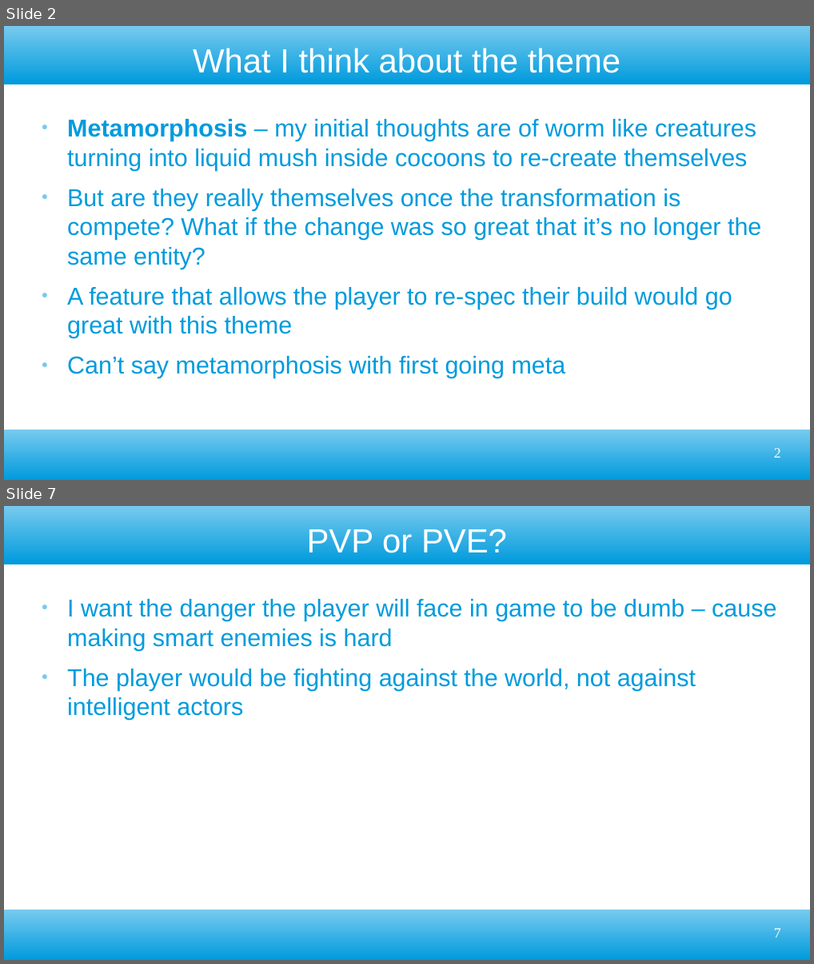
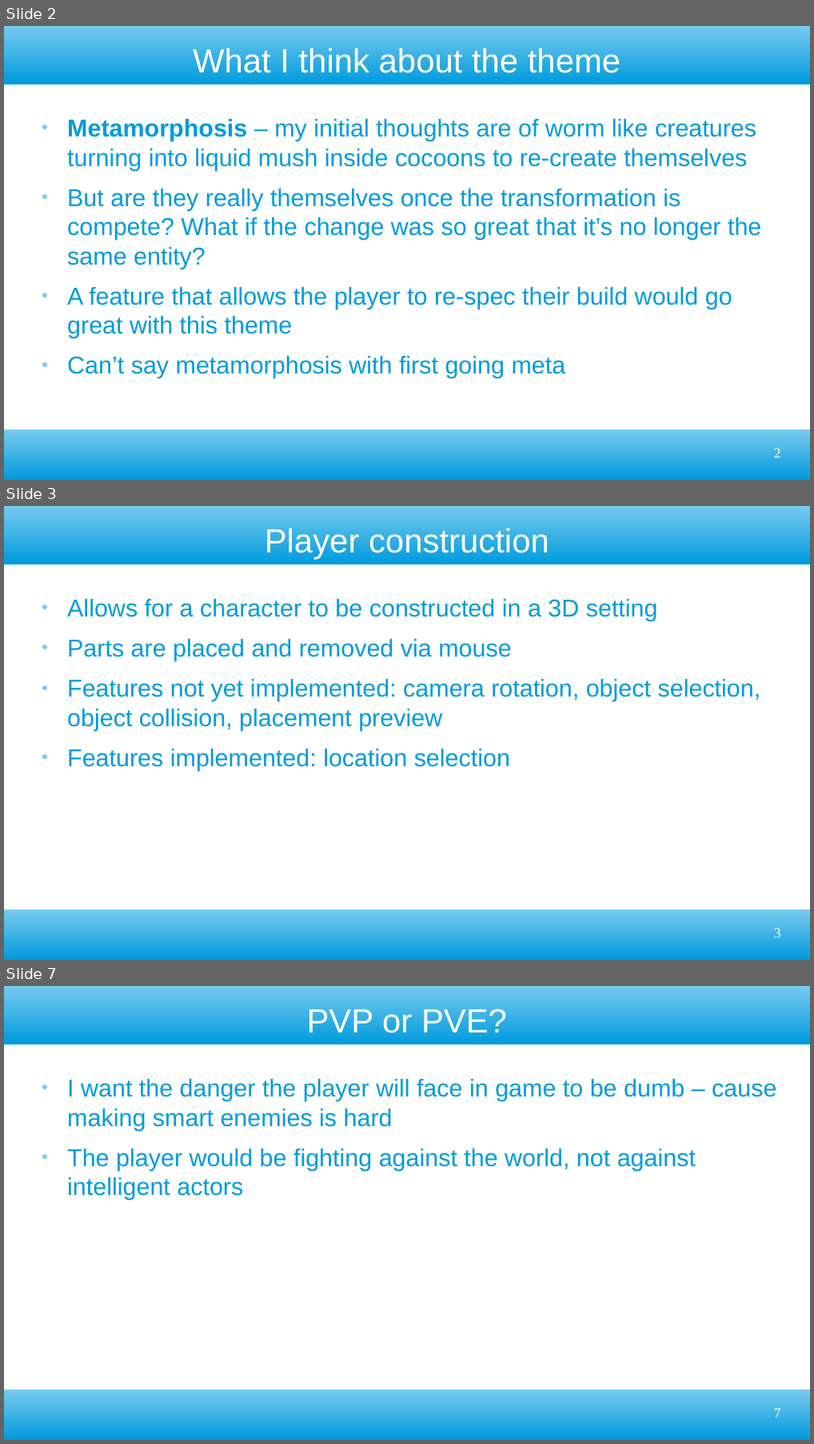
Before and after one commit to ktosox/GWJ77-Metamorphosis, a slide deck: GDD.odp. Shown one above the other, each under a label of ours: slides 2 and 7 before the commit, slides 2, 3 and 7 after it; the slides between them are not shown. The pictures are 814x964 and 814x1444 pixels, drawn with LibreOffice and Linux fonts; fonts in the diff are those of the drawing. Boxes give left, top, right and bottom in pixels: in the first picture for what was removed or moved away, otherwise in the second. Text is boxed around its words. In the diff, an @@ line names an element or a change of style, - is before the commit and + after.

```diff
--- a/GDD.odp
+++ b/GDD.odp
@@ slide 3 added at box(4, 506, 810, 960), background #FFFFFF; not listed: 2 template elements that a slide beside it also shows @@
@@ title added at box(265, 528, 550, 560), 33 pt, text #FFFFFF @@
+Player construction
@@ text added at box(67, 599, 762, 771), 24 pt, text #009BDD @@
+● Allows for a character to be constructed in a 3D setting
+● Parts are placed and removed via mouse
+● Features not yet implemented: camera rotation, object selection, object collision, placement preview
+● Features implemented: location selection
@@ page number added at box(774, 928, 782, 937), 14 pt, text #FFFFFF @@
+3
```
Also in this commit, not shown: 3 slides changed, 1 other slide added, 1 slide removed, 16 other files.
